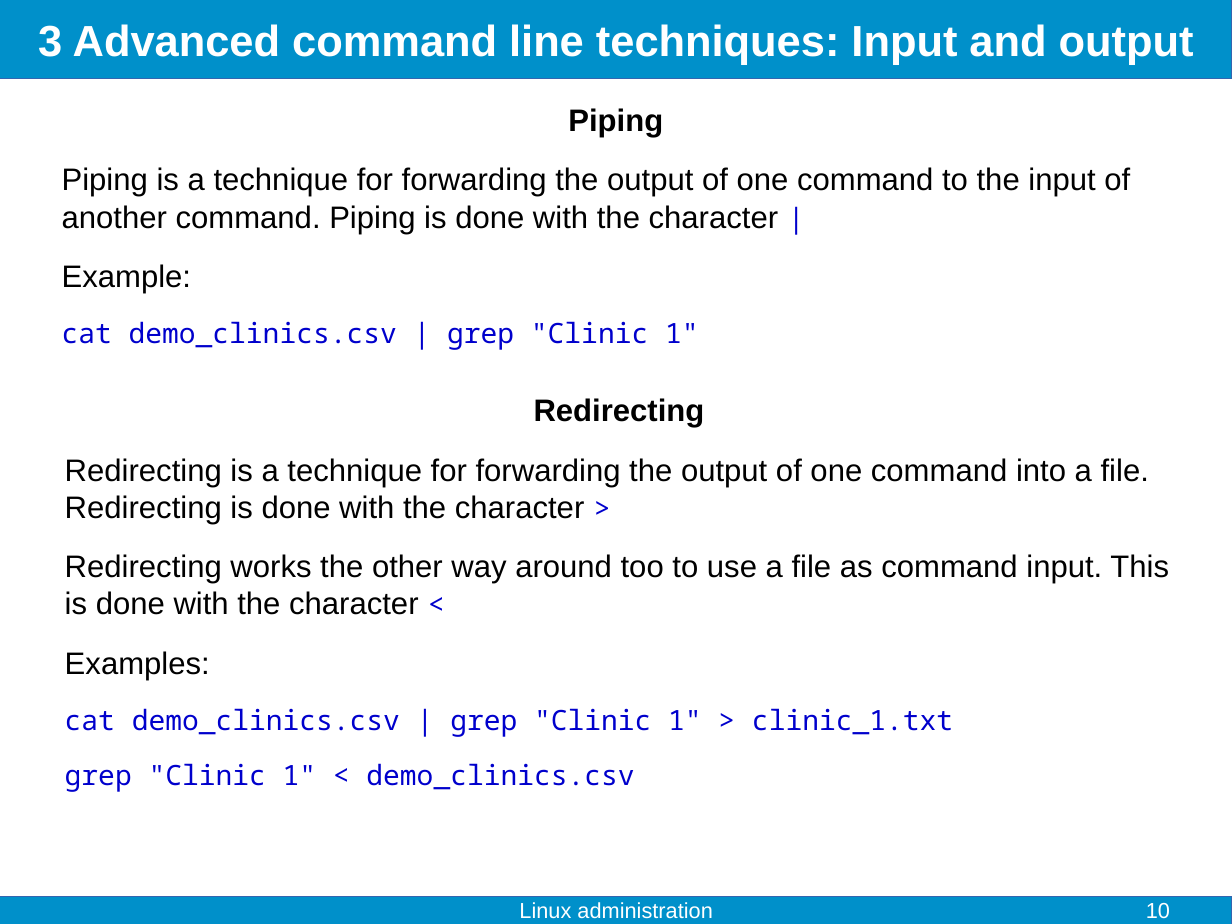
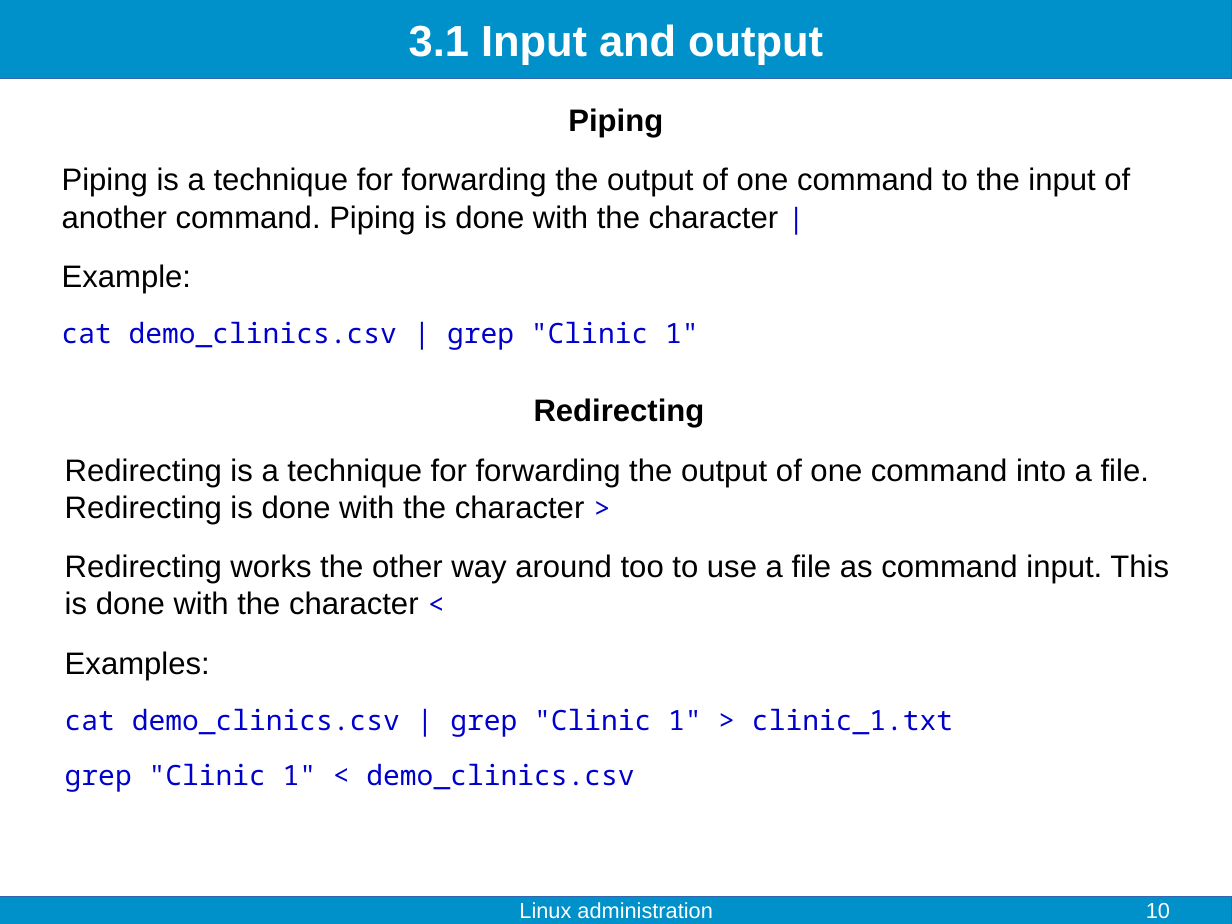
Before and after one commit to fjelltopp/training, a slide deck: slide 10 of linux_administration/linux_administration.odp. Drawn at 1232x924 pixels with LibreOffice and Linux fonts; fonts in the diff are those of the drawing. Boxes give left, top, right and bottom in pixels: in the first picture for what was removed or moved away, otherwise in the second. Text is boxed around its words. In the diff, an @@ line names an element or a change of style, - is before the commit and + after.

```diff
--- a/linux_administration/linux_administration.odp
+++ b/linux_administration/linux_administration.odp
@@ title at box(409, 24, 823, 65): text changed @@
-3 Advanced command line techniques: Input and output
+3.1 Input and output
```
Also in this commit, not shown: 3 other slides changed, 4 slides added, 1 other file.
